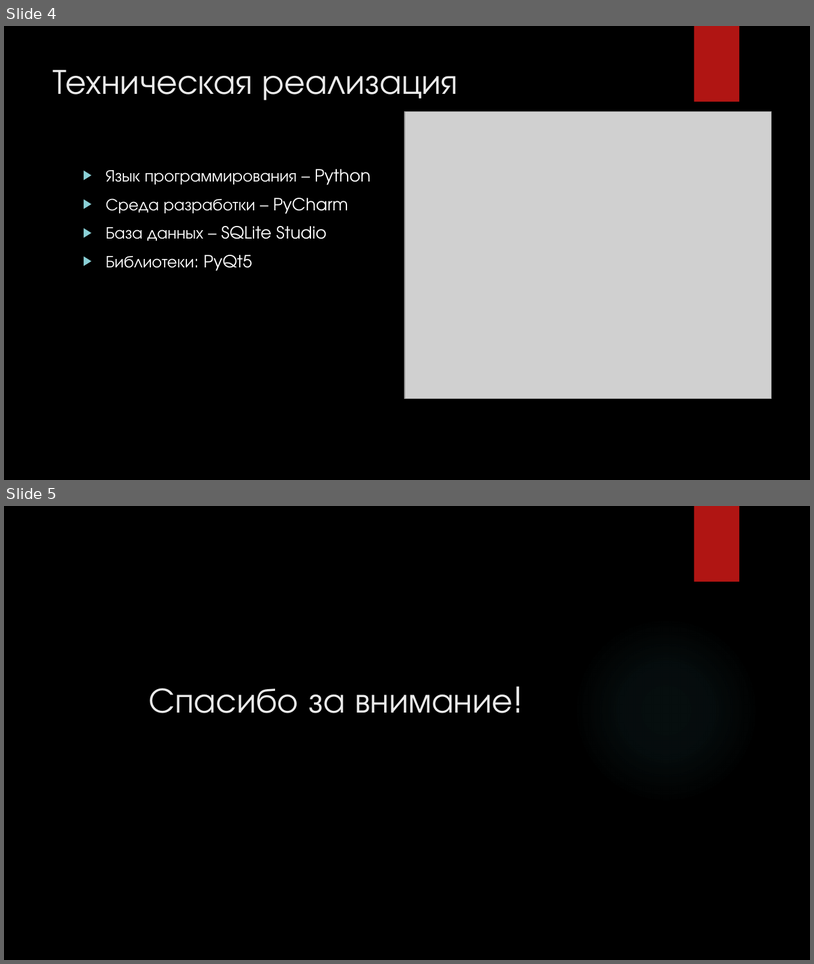
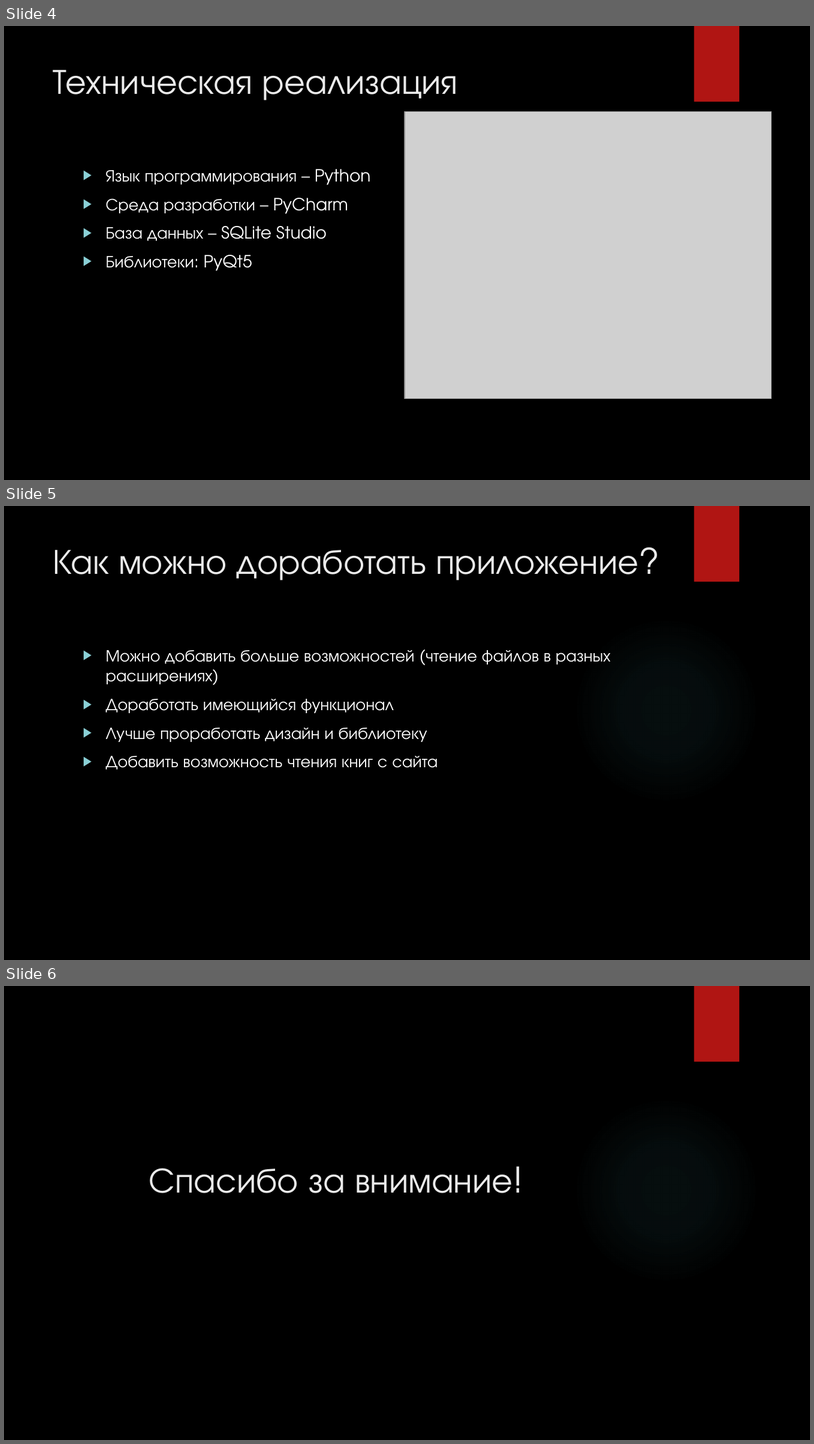
Before and after one commit to nastya-ilicheva/Eldritch-Horro, a slide deck: ebook.pptx. Shown one above the other, each under a label of ours: slides 4 and 5 before the commit, slides 4, 5 and 6 after it. The pictures are 814x964 and 814x1444 pixels, drawn with LibreOffice and Linux fonts; fonts in the diff are those of the drawing; grey boxes stand for pictures; background and template pictures are left out. Boxes give left, top, right and bottom in pixels: in the first picture for what was removed or moved away, otherwise in the second. Text is boxed around its words. In the diff, an @@ line names an element or a change of style, - is before the commit and + after.

```diff
--- a/ebook.pptx
+++ b/ebook.pptx
@@ slide 5 added at (x1=4, y1=506, x2=810, y2=960), background picture (left out); not listed: 2 template elements that a slide beside it also shows @@
@@ title added at (x1=53, y1=550, x2=639, y2=580), 42 pt, text #EBEBEB @@
+Как можно доработать приложение?
@@ text added at (x1=106, y1=650, x2=611, y2=769), 20 pt, text #FFFFFF @@
+▶ Можно добавить больше возможностей (чтение файлов в разных расширениях)
+▶ Доработать имеющийся функционал
+▶ Лучше проработать дизайн и библиотеку
+▶ Добавить возможность чтения книг с сайта
@@ what was slide 5 is now slide 6 @@
```
Also in this commit, not shown: 8 other files.
